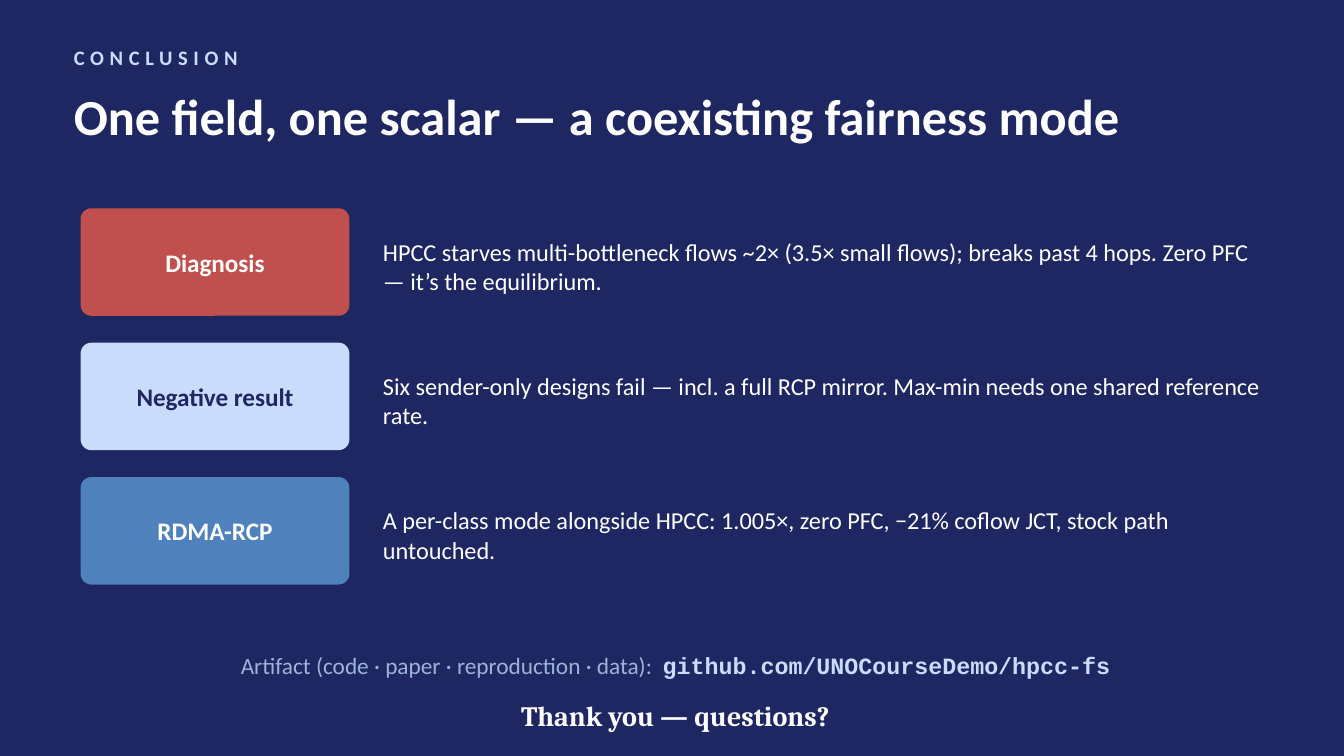
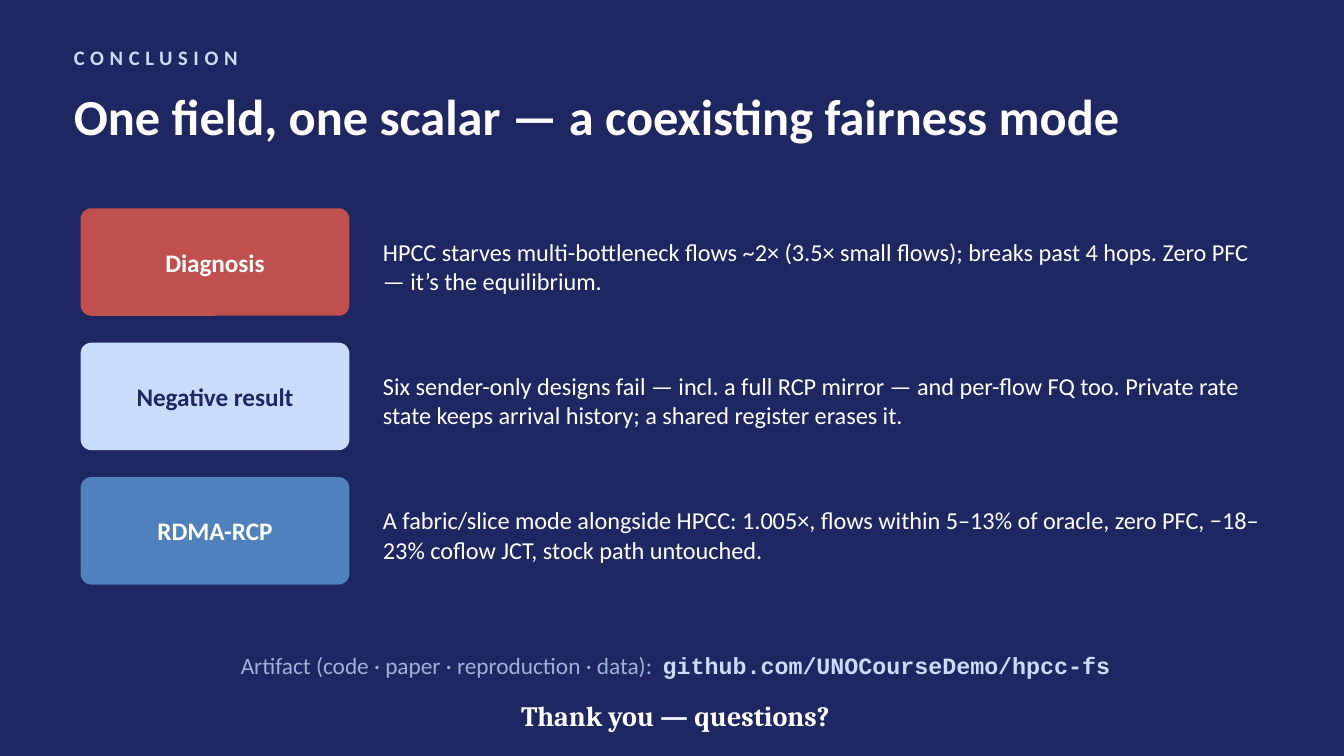
Before and after one commit to UNOCourseDemo/hpcc-fs, a slide deck: slide 17 of examples/hpcc/hpcc-fs/talk/ipccc2026-talk.pptx. Drawn at 1344x756 pixels with LibreOffice and Linux fonts; fonts in the diff are those of the drawing. Boxes give left, top, right and bottom in pixels: in the first picture for what was removed or moved away, otherwise in the second. Text is boxed around its words. In the diff, an @@ line names an element or a change of style, - is before the commit and + after.

Commit message:
round-3 revision: absolute oracle metrics, FQ/header/idle/fan-in controls, saturating k=6, narrowed claim
- stress matrix reports per-flow oracle-relative FCT P[min,mean,max] + utilization
  (RCP P in 1.05-1.13 everywhere; utilization above stock in all scenarios)
- per-flow DRR + stock senders control: 1.970x - fair queueing alone cannot fix
  window-limited INT senders (run_round3.py)
- header-size control: ring coflow -18% with RCP padded to stock 42B layout
- idle-gap probe: frozen fair rate is benign (drain tail restores R to ~C)
- incast fan-in S=3..64: PFC-free through S=32; S=64 boundary reported honestly
- saturating k=6 fabric: 108 inter-pod flows, makespan -16.4%, PFC 0 (run_scale_saturate.py)
- ECMP seeds 5 -> 20 (RCP median 1.001 vs stock 1.06)
- claim narrowed to history-dependence of private explicit-rate state; deck + page updated
- both PDFs 10pp

```diff
--- a/examples/hpcc/hpcc-fs/talk/ipccc2026-talk.pptx
+++ b/examples/hpcc/hpcc-fs/talk/ipccc2026-talk.pptx
@@ text at [383, 378, 1238, 428]: text changed @@
-Six sender-only designs fail — incl. a full RCP mirror. Max-min needs one shared reference rate.
+Six sender-only designs fail — incl. a full RCP mirror — and per-flow FQ too. Private rate state keeps arrival history; a shared register erases it.
@@ text at [383, 512, 1259, 563]: text changed @@
-A per-class mode alongside HPCC: 1.005×, zero PFC, −21% coflow JCT, stock path untouched.
+A fabric/slice mode alongside HPCC: 1.005×, flows within 5–13% of oracle, zero PFC, −18–23% coflow JCT, stock path untouched.
```
Also in this commit, not shown: 2 other slides changed, 14 other files.
